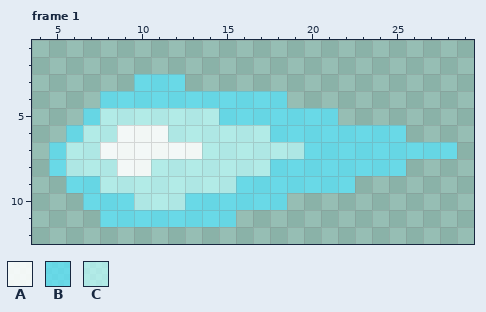
Two states of a pixel-art file, Main Build/Art/Ghost Fireball.aseprite. This is how it looked before the edit.
32x16 pixels, 1 frame. Shown: frame 1: x 4..29, y 1..12. The commit also changed other frames, which this record leaves out.
Visible layers, top first: "Layer 2" opacity 65%, "Layer 1" opacity 69%.
Palette (. is transparent): A #ffffffe3  B #55e6ffaf  C #bfffffaf
Pixels before, frame 1, first column x 5:
 3 .....BBB................
 4 ...BBBBBBBBBBB..........
 5 ..BCCCCCCCBBBBBBB.......
 6 .BCCAAACCCCCCBBBBBBBB...
 7 BCCAAAAAACCCCCCBBBBBBBBB
 8 BCCCAACCCCCCCBBBBBBBB...
 9 .BBCCCCCCCCBBBBBBB......
10 ..BBBCCCBBBBBB..........
11 ...BBBBBBBB.............
The result:
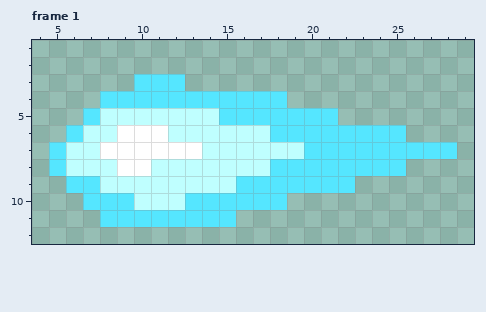
Changes in this commit:
layer "Layer 1" opacity 69% -> 100%
layer "Layer 2" opacity 65% -> 100%
colour A: #ffffffe3 -> #ffffff
colour B: #55e6ffaf -> #55e6ff
colour C: #bfffffaf -> #bfffff
Pixel boxes of the changes (left, top, right, bottom) in both pictures:
changed: (49, 74, 457, 227)
